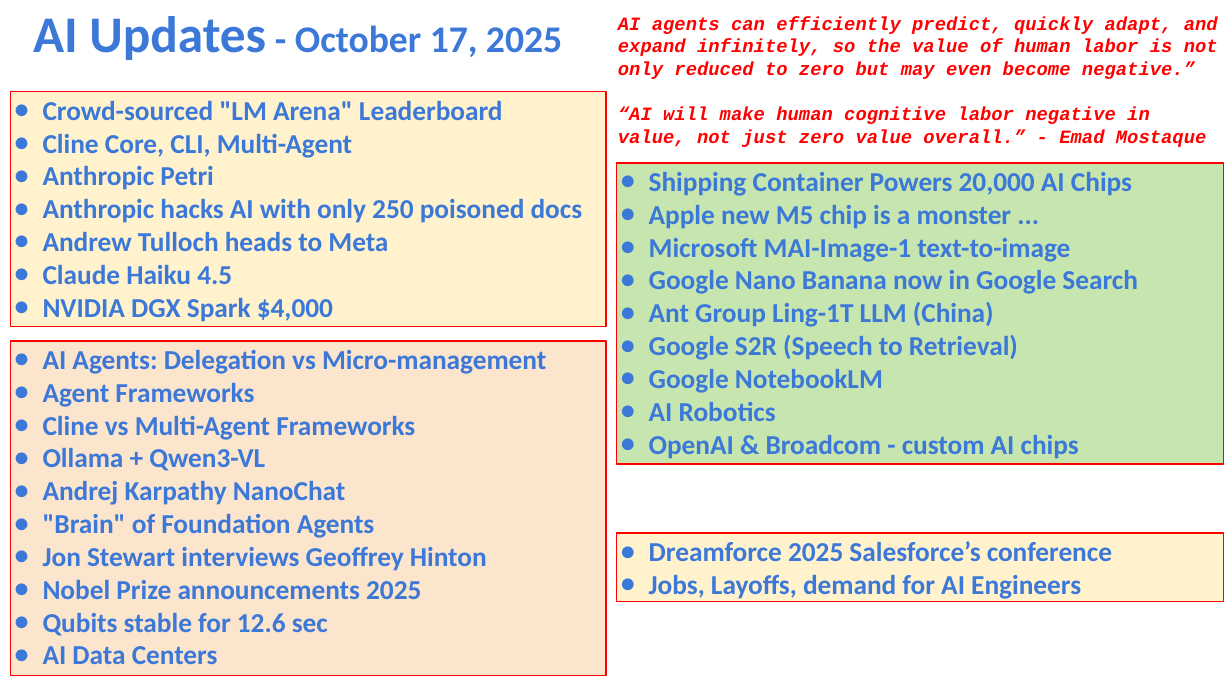
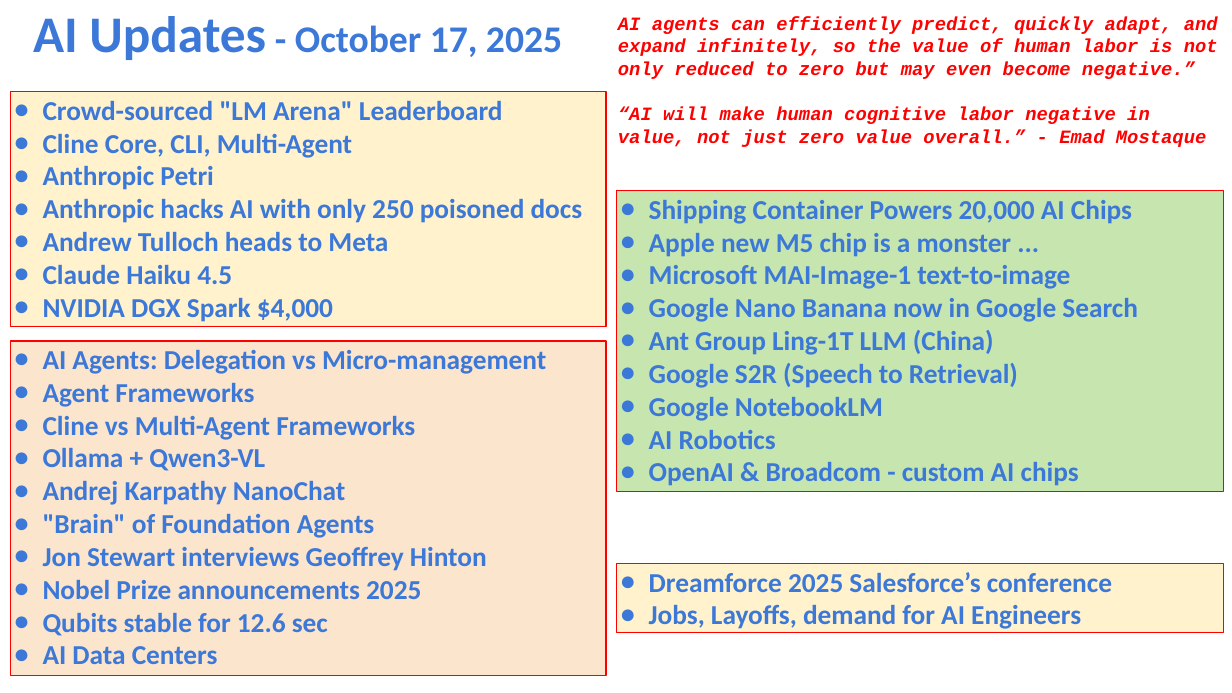
Before and after one commit to lselector/seminar, a slide deck: slide 1 of 2025/2025-10-17-AI-Updates.pptx. Drawn at 1232x693 pixels with LibreOffice and Linux fonts; fonts in the diff are those of the drawing. Boxes give left, top, right and bottom in pixels: in the first picture for what was removed or moved away, otherwise in the second. Text is boxed around its words. In the diff, an @@ line names an element or a change of style, - is before the commit and + after.

```diff
--- a/2025/2025-10-17-AI-Updates.pptx
+++ b/2025/2025-10-17-AI-Updates.pptx
@@ rectangle "Shipping Container Powers 20,000 AI ..." moved from (x1=617, y1=163, x2=1223, y2=463) to (x1=617, y1=191, x2=1223, y2=492) @@
@@ rectangle "Dreamforce 2025 Salesforce’s conference" moved from (x1=617, y1=533, x2=1223, y2=602) to (x1=617, y1=563, x2=1223, y2=632) @@
```
Also in this commit, not shown: 6 other slides changed.
